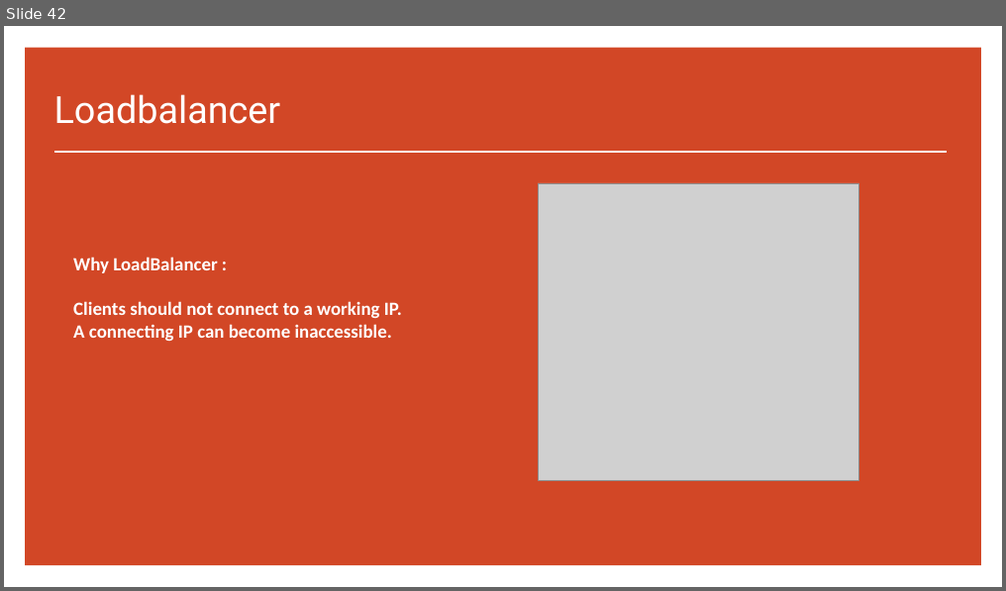
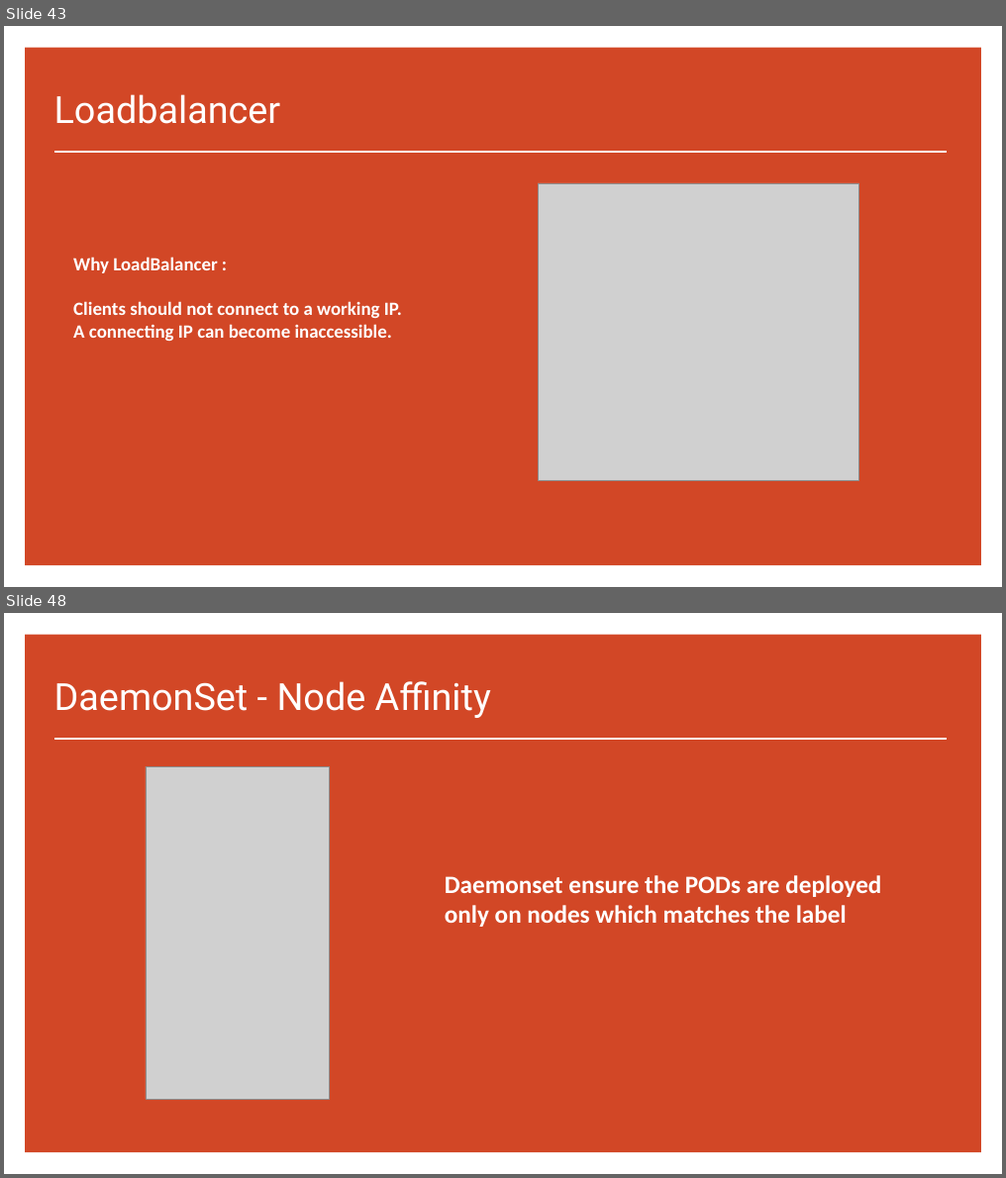
Before and after one commit to saratho02/Sarath-Oruganti, a slide deck: day_02_kubernetes/Kubernetes.pptx. Shown one above the other, each under a label of ours: slide 42 before the commit, slides 43 and 48 after it; the slides between them are not shown. The pictures are 1006x591 and 1006x1178 pixels, drawn with LibreOffice and Linux fonts; fonts in the diff are those of the drawing; grey boxes stand for pictures. Boxes give left, top, right and bottom in pixels: in the first picture for what was removed or moved away, otherwise in the second. Text is boxed around its words. In the diff, an @@ line names an element or a change of style, - is before the commit and + after.

```diff
--- a/day_02_kubernetes/Kubernetes.pptx
+++ b/day_02_kubernetes/Kubernetes.pptx
@@ slide 48 added at (4, 613, 1002, 1174), background #FFFFFF; not listed: 1 template element that a slide beside it also shows @@
@@ title added at (54, 681, 491, 718), 36 pt, text #FFFFFF @@
+DaemonSet - Node Affinity
@@ line added from (54, 739) to (946, 739), #FFFFFF 1.5 pt @@
@@ picture added at (146, 766, 329, 1099) @@
@@ text added at (445, 875, 881, 927), 24 pt, text #FFFFFF, bold @@
+Daemonset ensure the PODs are deployed only on nodes which matches the label
@@ what was slide 42 is now slide 43 @@
```
Also in this commit, not shown: 20 other slides added, 1 other file.
